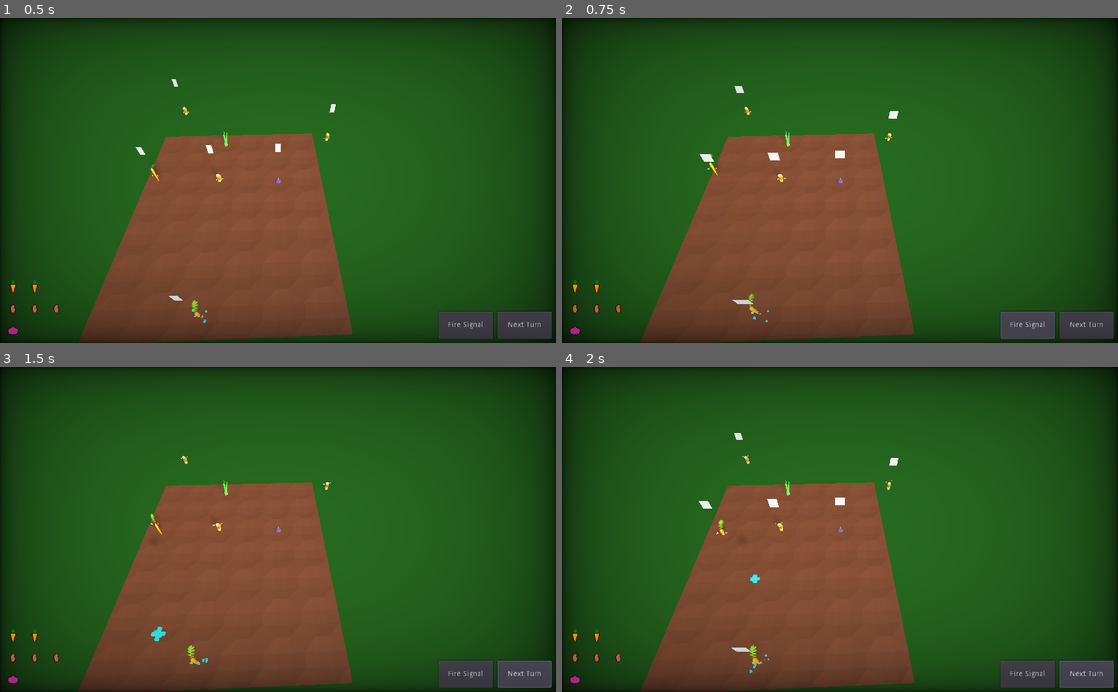
Above: before the commit, frames 1-4 (two rows, left to right).
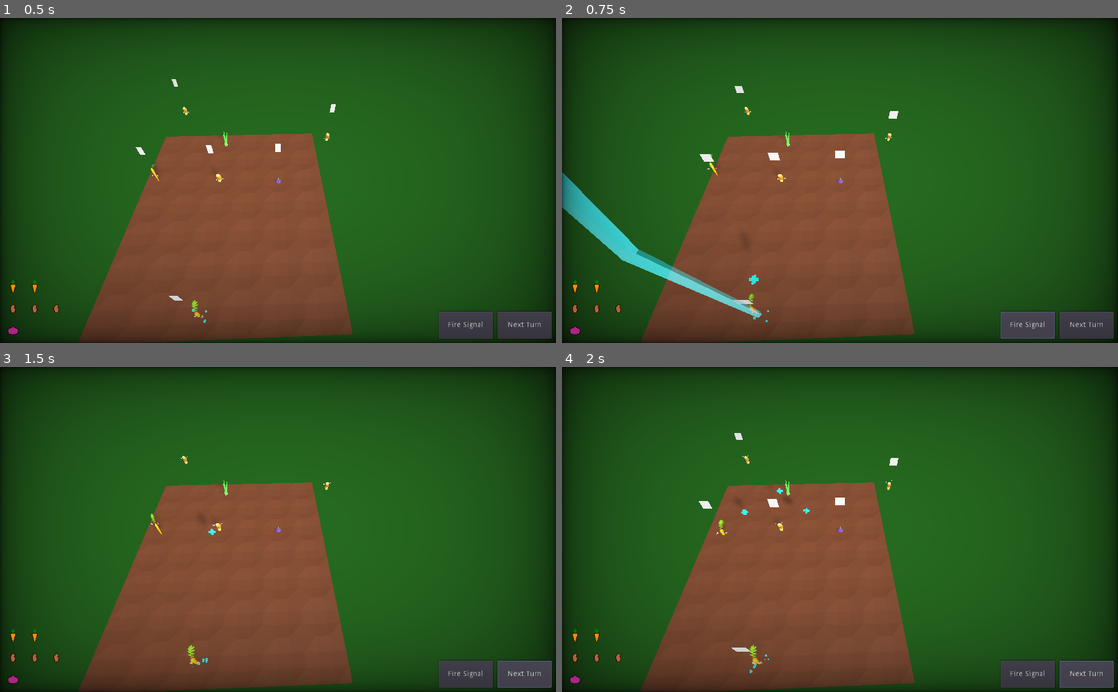
Above: after the commit, the same moments.

Repository: wingedadventurer/gwj-xii
Game: Godot game, scene res://scenes/levels/level_test.tscn
Two runs of this game, one before a commit and one after it. Both use one fixed random seed, a clock stepped at 60 frames per second and the inputs below.
Inputs:
- Up to frame 1 (0.5 s): no input
- Up to frame 2 (0.75 s): click "Fire Signal" at 0.5 s
- Up to frame 3 (1.5 s): click "Next Turn" at 1.25 s
- Up to frame 4 (2 s): no input

Frame 1 is identical in both runs. In frame 2, 2.1% of the frame differs, in the area x 0-36%, y 47-93%; in frame 3, less than 0.1%; in frame 4, less than 0.1%.

Commit message:
Replace initial signal with thunder

Diff:
--- a/godot-project/default_bus_layout.tres
+++ b/godot-project/default_bus_layout.tres
@@ -3,7 +3,7 @@
 [resource]
 bus/1/name = "Music"
 bus/1/solo = false
-bus/1/mute = false
+bus/1/mute = true
 bus/1/bypass_fx = false
 bus/1/volume_db = 0.0
 bus/1/send = "Master"
--- /dev/null
+++ b/godot-project/materials/thunder.tres
@@ -0,0 +1,5 @@
+[gd_resource type="SpatialMaterial" format=2]
+
+[resource]
+flags_transparent = true
+albedo_color = Color( 0.188235, 0.886275, 0.870588, 1 )
--- /dev/null
+++ b/godot-project/models/model_thunder.tscn
@@ -0,0 +1,35 @@
+[gd_scene load_steps=3 format=2]
+
+[ext_resource path="res://materials/thunder.tres" type="Material" id=1]
+
+[sub_resource type="CubeMesh" id=1]
+size = Vector3( 0.1, 4, 0.1 )
+
+[node name="model_thunder" type="Spatial"]
+
+[node name="thunder_pivot" type="Spatial" parent="."]
+transform = Transform( 0.998347, 0.0574769, 0, -0.0574726, 0.998272, 0.0122345, 0.000703198, -0.0122142, 0.999925, 0, 0, 0 )
+
+[node name="mesh_instance" type="MeshInstance" parent="thunder_pivot"]
+transform = Transform( 1, 0, 0, 0, 1, 0, 0, 0, 1, 0, 2.0502, 0 )
+material_override = ExtResource( 1 )
+mesh = SubResource( 1 )
+material/0 = null
+
+[node name="mesh_instance_2" type="MeshInstance" parent="thunder_pivot"]
+transform = Transform( -0.703351, -0.189669, -0.685071, -0.178679, 0.979976, -0.0878701, 0.688019, 0.0606041, -0.723157, -0.377029, 5.95679, 0.126756 )
+material_override = ExtResource( 1 )
+mesh = SubResource( 1 )
+material/0 = null
+
+[node name="mesh_instance_3" type="MeshInstance" parent="thunder_pivot"]
+transform = Transform( 0.200044, -0.0580486, 0.978067, -0.0340572, 0.997228, 0.0661517, -0.979194, -0.0465433, 0.197513, -0.879279, 9.87649, 0.138317 )
+material_override = ExtResource( 1 )
+mesh = SubResource( 1 )
+material/0 = null
+
+[node name="mesh_instance_4" type="MeshInstance" parent="thunder_pivot"]
+transform = Transform( -0.903537, -0.103775, -0.415751, -0.178251, 0.973326, 0.144438, 0.389673, 0.204613, -0.897937, -1.19208, 13.6751, 0.437631 )
+material_override = ExtResource( 1 )
+mesh = SubResource( 1 )
+material/0 = null
--- a/godot-project/scenes/signal_start.tscn
+++ b/godot-project/scenes/signal_start.tscn
@@ -1,7 +1,9 @@
-[gd_scene load_steps=8 format=2]
+[gd_scene load_steps=10 format=2]
 
 [ext_resource path="res://scripts/signal_start.gd" type="Script" id=1]
 [ext_resource path="res://scenes/signal_launcher.tscn" type="PackedScene" id=2]
+[ext_resource path="res://models/model_thunder.tscn" type="PackedScene" id=3]
+[ext_resource path="res://audio/sfx/signal/start_signal.wav" type="AudioStream" id=4]
 
 [sub_resource type="SpatialMaterial" id=1]
 albedo_color = Color( 0.121569, 0.827451, 0.976471, 1 )
@@ -32,6 +34,14 @@
 draw_pass_1 = SubResource( 5 )
 
 [node name="signal_launcher" parent="." instance=ExtResource( 2 )]
-transform = Transform( 1, 0, 0, 0, -4.37114e-008, 1, 0, -1, -4.37114e-008, 0, 15, 0 )
+transform = Transform( 1, 0, 0, 0, -4.37114e-008, 1, 0, -1, -4.37114e-008, 0, 0, 0 )
 visible = false
-velocity = 10.0
+velocity = 0.0
+
+[node name="model_thunder" parent="." instance=ExtResource( 3 )]
+
+[node name="thunder_tween" type="Tween" parent="."]
+
+[node name="sfx_start_signal" type="AudioStreamPlayer3D" parent="."]
+stream = ExtResource( 4 )
+unit_size = 5.0
--- a/godot-project/scripts/signal_start.gd
+++ b/godot-project/scripts/signal_start.gd
@@ -1,6 +1,16 @@
 extends Spatial
 
 onready var signal_launcher = $signal_launcher
+onready var model = $model_thunder
+
+func _ready() -> void:
+	model.visible = false
 
 func spawn_signal() -> void:
+	model.visible = true
 	signal_launcher.launch_signal()
+	$model_thunder/thunder_pivot.rotation_degrees.y = rand_range(0.0, 360.0)
+	for m in $model_thunder/thunder_pivot.get_children():
+		$thunder_tween.interpolate_property(m, "material_override:albedo_color:a", 1.0, 0.0, 0.8, Tween.TRANS_CUBIC, Tween.EASE_OUT)
+	$thunder_tween.start()
+	$sfx_start_signal.play()
Not shown, added: godot-project/audio/sfx/signal/start_signal.wav.import
Not shown, added: godot-project/audio/sfx/signal/start_signal.wav
